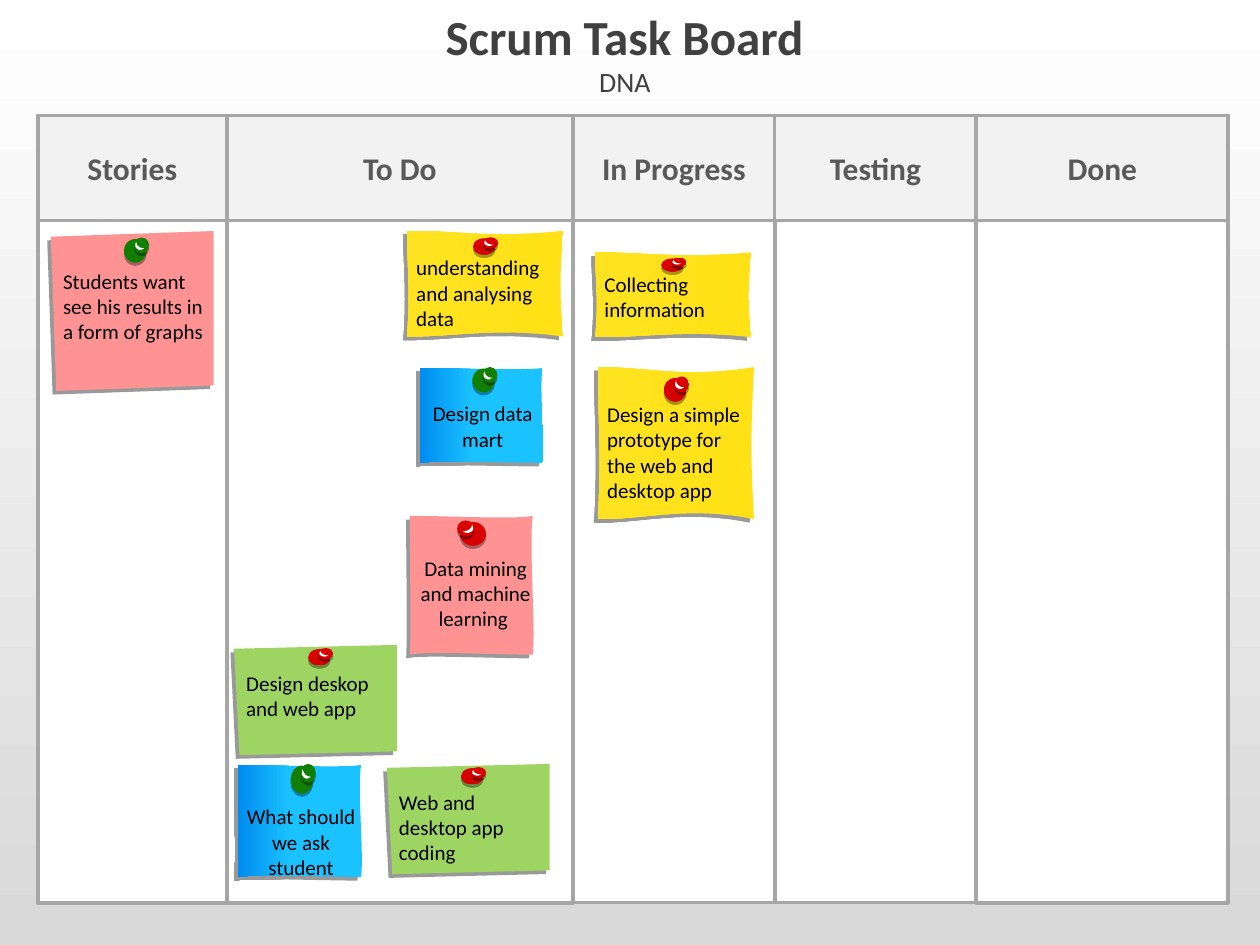
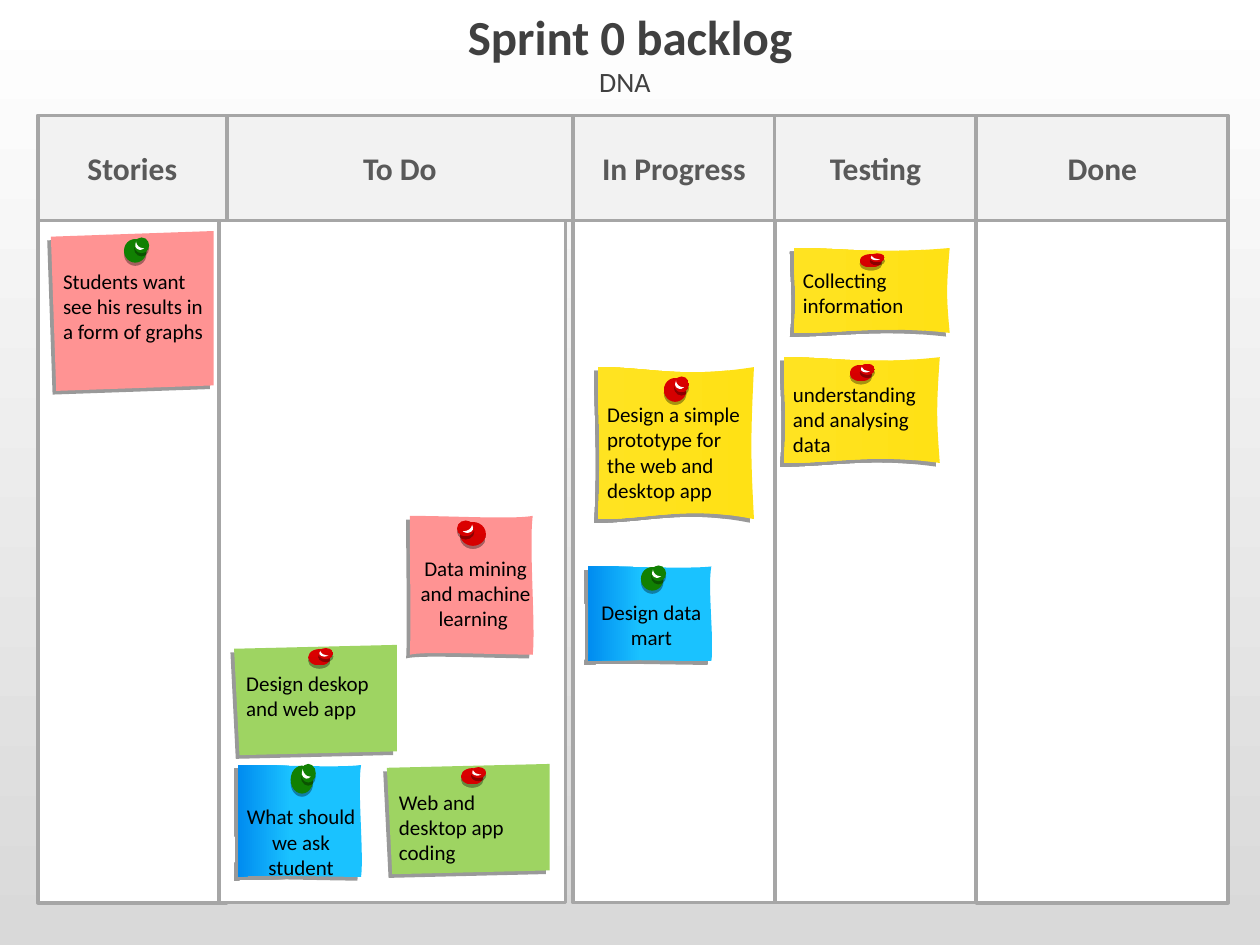
Before and after one commit to abderrahmaneMustapha/DNA, a slide deck: slide 1 of Planing/DNA_Scrum_Task_Board.odp. Drawn at 1260x945 pixels with LibreOffice and Linux fonts; fonts in the diff are those of the drawing. Boxes give left, top, right and bottom in pixels: in the first picture for what was removed or moved away, otherwise in the second. Text is boxed around its words. In the diff, an @@ line names an element or a change of style, - is before the commit and + after.

Commit message:
sprint 0 backlog

```diff
--- a/Planing/DNA_Scrum_Task_Board.odp
+++ b/Planing/DNA_Scrum_Task_Board.odp
@@ title at box(468, 20, 792, 64): text changed @@
-Scrum Task Board
+Sprint 0 backlog
@@ rectangle: place and size @@
-rectangle at box(227, 220, 573, 903)
+rectangle at box(219, 220, 566, 903)
@@ 2 freeform shapes, 1 text: place and size @@
-2 freeform shapes, 1 text at box(595, 252, 751, 336)
+2 freeform shapes, 1 text at box(794, 248, 950, 333)
@@ ellipse: place and size @@
-ellipse at box(662, 258, 684, 271)
+ellipse at box(859, 255, 882, 267)
@@ ellipse: place and size @@
-ellipse at box(672, 258, 687, 267)
+ellipse at box(869, 253, 885, 262)
@@ 2 freeform shapes, 2 ellipses, 1 text: place and size @@
-2 freeform shapes, 2 ellipses, 1 text at box(407, 231, 563, 336)
+2 freeform shapes, 2 ellipses, 1 text at box(784, 357, 940, 462)
@@ 2 freeform shapes, 2 ellipses, 1 text: place and size @@
-2 freeform shapes, 2 ellipses, 1 text at box(420, 367, 546, 462)
+2 freeform shapes, 2 ellipses, 1 text at box(588, 566, 714, 662)
```
Also in this commit, not shown: 2 other files.
